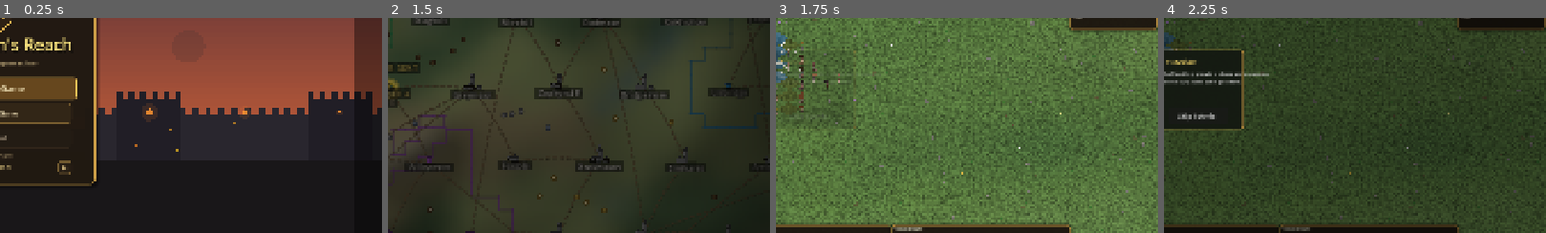
Above: before the commit, frames 1-4 (left to right).
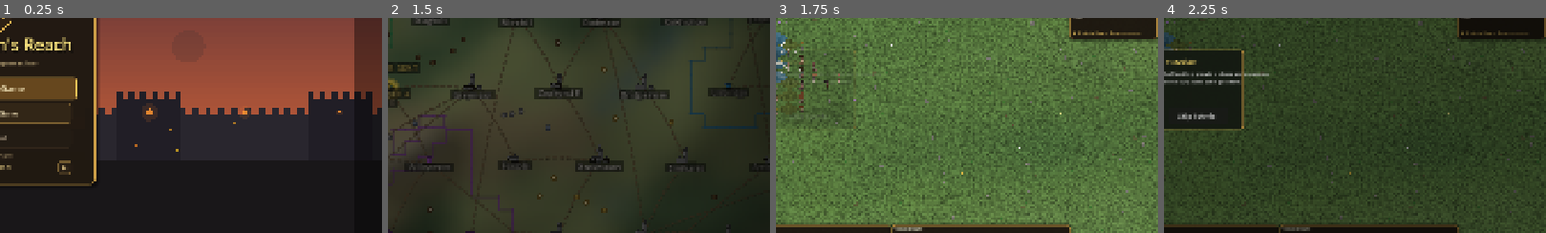
Above: after the commit, the same moments.

Repository: brotherphilip/sovereigns-reach
Game: Godot game, scene res://view/menu/MainMenuScene.tscn
Same seed, same stepped clock (60 frames per second), same inputs: the game is played once before the commit and once after it.
Inputs:
- Up to frame 1 (0.25 s): no input
- Up to frame 2 (1.5 s): click "New Game" at 0.5 s; click "▶ Resume Time" at 1.25 s
- Up to frame 3 (1.75 s): no input
- Up to frame 4 (2.25 s): click "−" at 2 s
The pictures show only the part of the screen within x 50-100%, y 33-83%; the shares and areas given below are measured in that part.

Frames 1-2 are identical in both runs. In frame 3, 1.5% of the frame differs, in the area x 76-100%, y 3-12%; in frame 4, 1.1%.

Commit message:
iter352: clarity/fun pass 3/5 — crown goal always visible + world-map pivot signposted
(1) Objective panel now carries an always-visible gold footer 'Climb to King —
<title> [pip bar]' so the win is on screen the whole game, not just at the last
objective. (2) Fixed the stuck '(0/9)' counter -> 1-based current step '7/9'.
(3) Expansion objective text spells out the how (open World Map, raise host,
march), and the Macro button pulses gold while an expansion objective is up.
Render-verified; TestObjectives 35/35.

Co-Authored-By: Claude Opus 4.8 <noreply@anthropic.com>

Diff:
--- a/simulation/core/ObjectiveSystem.gd
+++ b/simulation/core/ObjectiveSystem.gd
@@ -18,7 +18,7 @@
 	{"id": "rule_to_100",    "text": "Endure — rule your realm to Day 12, a sovereign's reign."},
 	# Mid/late arc: from a secure village to the crown — the actual win condition (climb the feudal
 	# ladder to King by expanding), so the player always has direction toward the goal, not just survival.
-	{"id": "claim_second",   "text": "Expand your realm — march out and bring a second village under your rule."},
+	{"id": "claim_second",   "text": "Expand — open the World Map (Tab), raise a host and march it onto a neighbouring village."},
 	{"id": "rise_to_baron",  "text": "Rise in standing — hold and develop land enough to be styled a Baron."},
 	{"id": "seize_crown",    "text": "Claim the realm — grow your domain until you are crowned King."},
 ]
--- a/view/hud/HUDNode.gd
+++ b/view/hud/HUDNode.gd
@@ -43,6 +43,9 @@
 var _objective_panel: Panel = null
 var _objective_label: Label = null
 var _objective_progress: Label = null
+var _objective_goal_label: Label = null   # always-visible "Climb to King — you rule as Reeve [pips]"
+var _macro_btn: Button = null             # world-map button (glowed when an expansion objective is up)
+var _macro_glow_tween: Tween = null
 var _was_starving: bool = false
 
 # Resource labels
@@ -163,8 +166,14 @@
 	if _objective_label != null:
 		_objective_label.text = text
 	if _objective_progress != null:
-		# All done → show full; else show how many are behind us.
-		_objective_progress.text = "(%d/%d)" % [mini(index, total), total]
+		# 1-based CURRENT step — the old "(completed/total)" read as stuck on "(0/9)" while on task 1.
+		_objective_progress.text = "%d/%d" % [mini(index + 1, total), total]
+	_refresh_goal_footer()
+	# The expansion objectives are the only path past Bailiff, yet the world map is never otherwise
+	# pointed at. Glow the Macro button so the player knows WHERE to go to claim/conquer. (iter352)
+	if _macro_btn != null and index >= 0 and index < ObjectiveSystem.OBJECTIVES.size():
+		var goid: String = String(ObjectiveSystem.OBJECTIVES[index].get("id", ""))
+		_set_macro_glow(goid in ["claim_second", "rise_to_baron", "seize_crown"])
 	# Auto-point the build menu at the category the new objective needs, so the player
 	# always opens the bar onto the right tab (generalises the iter81 Civic default).
 	# Only fires when an objective advances (or day 1); objectives with no build leave it be.
@@ -177,6 +186,38 @@
 		var cat: int = ObjectiveSystem.build_category_for(oid)
 		if cat >= 0:
 			_show_build_category(cat, true)  # pulse the tab — show the player it re-pointed
+
+# Always-visible gold footer on the OBJECTIVE panel: the ultimate goal (the crown) + how far the
+# player's feudal standing has climbed toward it. The core fantasy used to be invisible until the
+# final objective; this keeps "you're climbing to King" on screen the whole game. (iter352)
+func _refresh_goal_footer() -> void:
+	if _objective_goal_label == null:
+		return
+	var FR = preload("res://simulation/strategic/FeudalRank.gd")
+	var idx: int = FR.current_index(GameState.world, GameState.players)
+	var king: int = FR.king_index()
+	if idx >= king:
+		_objective_goal_label.text = "♛ You are KING — the realm is yours."
+		return
+	var bar: String = ""
+	for i in range(king):
+		bar += "▰" if i < idx else "▱"
+	_objective_goal_label.text = "♛ Climb to King — %s %s" % [FR.title_name(idx), bar]
+
+# Pulse the world-map button gold while an expansion objective is current — the only signpost
+# telling a town-builder that the path onward runs through the map.
+func _set_macro_glow(on: bool) -> void:
+	if _macro_btn == null:
+		return
+	if _macro_glow_tween != null and _macro_glow_tween.is_valid():
+		_macro_glow_tween.kill()
+		_macro_glow_tween = null
+	if on:
+		_macro_glow_tween = create_tween().set_loops()
+		_macro_glow_tween.tween_property(_macro_btn, "modulate", Color(1.5, 1.25, 0.65), 0.7).set_trans(Tween.TRANS_SINE)
+		_macro_glow_tween.tween_property(_macro_btn, "modulate", Color(1.0, 1.0, 1.0), 0.7).set_trans(Tween.TRANS_SINE)
+	else:
+		_macro_btn.modulate = Color.WHITE
 
 func _on_objective_completed(_id: String, _text: String) -> void:
 	# A little "done!" beat on the objective panel (the feed already logs the text): a bright
@@ -262,15 +303,21 @@
 	_right_panel = _make_panel(Rect2(vp.x - 222, 50, 220, 248))
 	_build_right_panel()
 
-	# Standing objective panel — the player's current goal, just below the realm panel.
-	_objective_panel = _make_panel(Rect2(vp.x - 222, 304, 220, 86))
+	# Standing objective panel — the player's current goal, just below the realm panel. Taller now,
+	# so a gold footer can always show the ultimate goal (the crown) + how close standing is — the core
+	# fantasy was previously invisible until the very last objective. (iter352)
+	_objective_panel = _make_panel(Rect2(vp.x - 222, 304, 220, 110))
 	_add_label(_objective_panel, "OBJECTIVE", Vector2(8, 6), 11, Color(1.0, 0.85, 0.35))
 	_objective_progress = _add_label(_objective_panel, "", Vector2(150, 6), 10, Color(0.7, 0.8, 0.95))
+	_objective_progress.size = Vector2(64, 16)
 	_objective_label = _add_label(_objective_panel, "Found your seat — build a Village Hall.",
 		Vector2(8, 26), 12, Color(0.93, 0.92, 0.85))
 	_objective_label.autowrap_mode = TextServer.AUTOWRAP_WORD_SMART
 	_objective_label.custom_minimum_size = Vector2(202, 52)
 	_objective_label.size = Vector2(202, 52)
+	_objective_goal_label = _add_label(_objective_panel, "", Vector2(8, 86), 10, Color(1.0, 0.84, 0.42))
+	_objective_goal_label.size = Vector2(204, 18)
+	_refresh_goal_footer()
 
 	_bottom_bar = _make_panel(Rect2(0, vp.y - 36, vp.x, 34))
 	_build_bottom_bar(vp)
@@ -978,8 +1025,8 @@
 			func(): speed_changed.emit(sp), s[2])
 		x += 60
 
-	_add_button(_bottom_bar, "⊞ Macro [Tab]", Vector2(x + 10, 4), Vector2(110, 26),
-		func(): macro_view_toggled.emit(), "Toggle world map view (Tab)")
+	_macro_btn = _add_button(_bottom_bar, "⊞ Macro [Tab]", Vector2(x + 10, 4), Vector2(110, 26),
+		func(): macro_view_toggled.emit(), "Toggle world map view (Tab) — march armies, claim villages")
 	_add_button(_bottom_bar, "🔬 Tech", Vector2(x + 130, 4), Vector2(70, 26),
 		func(): _toggle_tech_panel(), "Open technology tree")
 	_add_button(_bottom_bar, "📜 Edicts", Vector2(x + 208, 4), Vector2(80, 26),
@@ -1233,14 +1280,14 @@
 	_selection_panel.size = Vector2(_sel_full_size.x, 120)
 
 func _process(delta: float) -> void:
-	# Keep the idle realm summary fresh (title/progress/threat shift as the realm grows). Only when
-	# nothing is selected — a real selection owns the panel.
-	if _sel_has_selection:
-		return
 	_realm_refresh_accum += delta
 	if _realm_refresh_accum >= 1.5:
 		_realm_refresh_accum = 0.0
-		_render_realm_summary()
+		# The objective-panel crown footer is ALWAYS visible, so refresh it even while something is
+		# selected; the idle realm summary only when nothing owns the selection panel.
+		_refresh_goal_footer()
+		if not _sel_has_selection:
+			_render_realm_summary()
 
 func _set_workers_on_building(bid: int, count: int) -> void:
 	CommandQueue.enqueue(9, {"building_id": bid, "workers": count}, 0)
Not shown, changed: systems_bibliography.html
